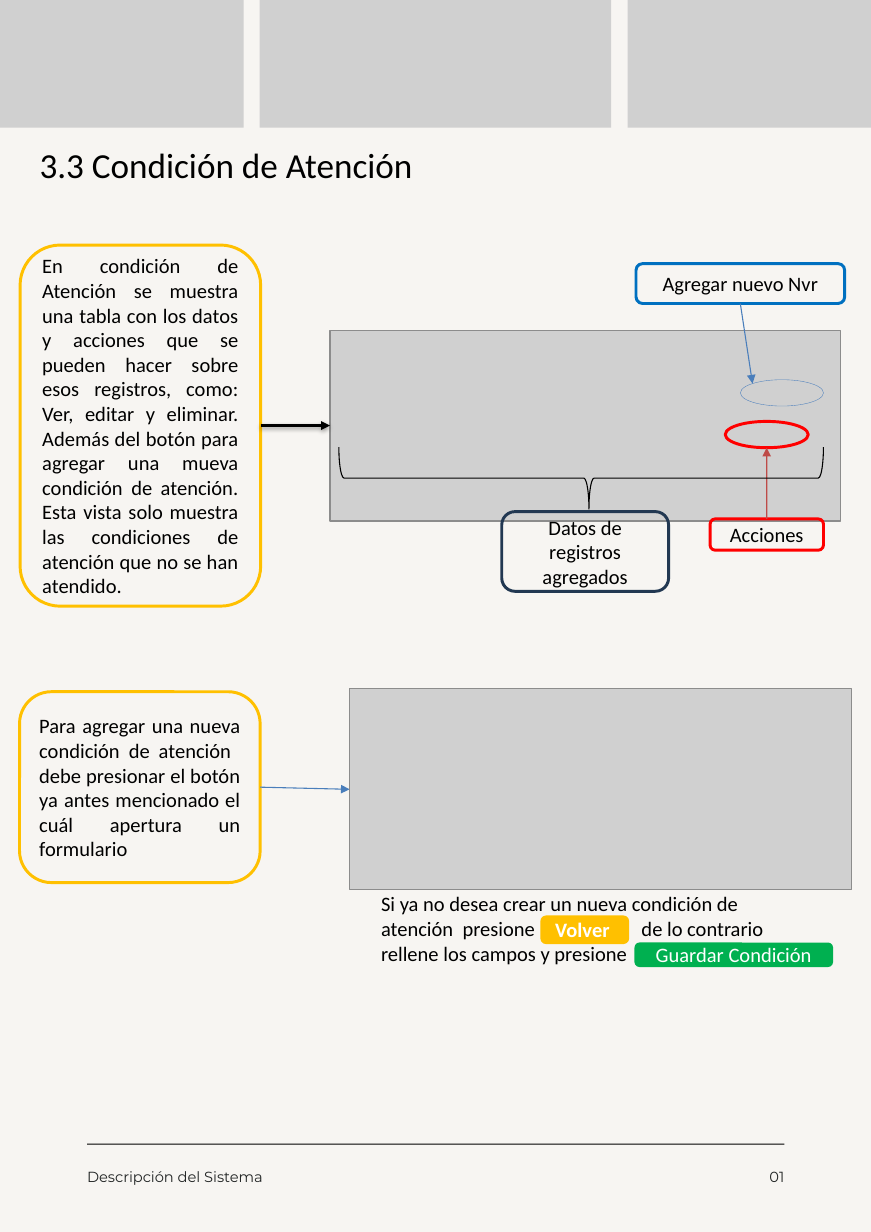
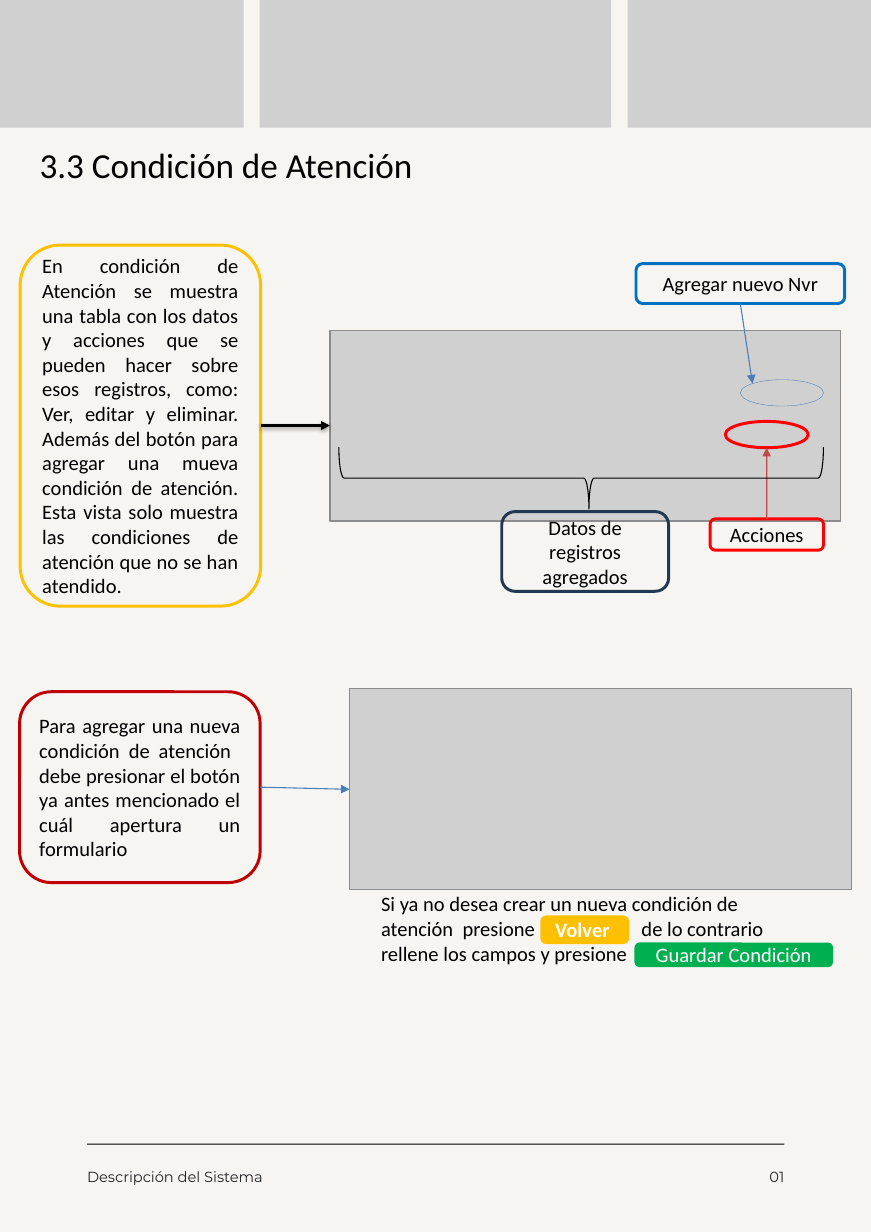
Before and after one commit to moreno-manuel/Pasantia-CVG-FMO, a slide deck: slide 12 of public/files/Documento A4 manual guía de estilos manual identidad visual minimalista rojo.pptx (slide 11 before the commit). Drawn at 871x1232 pixels with LibreOffice and Linux fonts; fonts in the diff are those of the drawing; grey boxes stand for pictures. Boxes give left, top, right and bottom in pixels: in the first picture for what was removed or moved away, otherwise in the second. Text is boxed around its words. In the diff, an @@ line names an element or a change of style, - is before the commit and + after.

Commit message:
mejoras en condición de atencion y el manual

```diff
--- a/public/files/Documento A4 manual guía de estilos manual identidad visual minimalista rojo.pptx
+++ b/public/files/Documento A4 manual guía de estilos manual identidad visual minimalista rojo.pptx
@@ rounded rectangle "Para agregar una nueva condición ..." at [20,693,260,884]: outline #FFC000 2 pt to #C00000 2 pt @@
```
Also in this commit, not shown: 10 other slides changed, 4 slides added, 7 other files.
